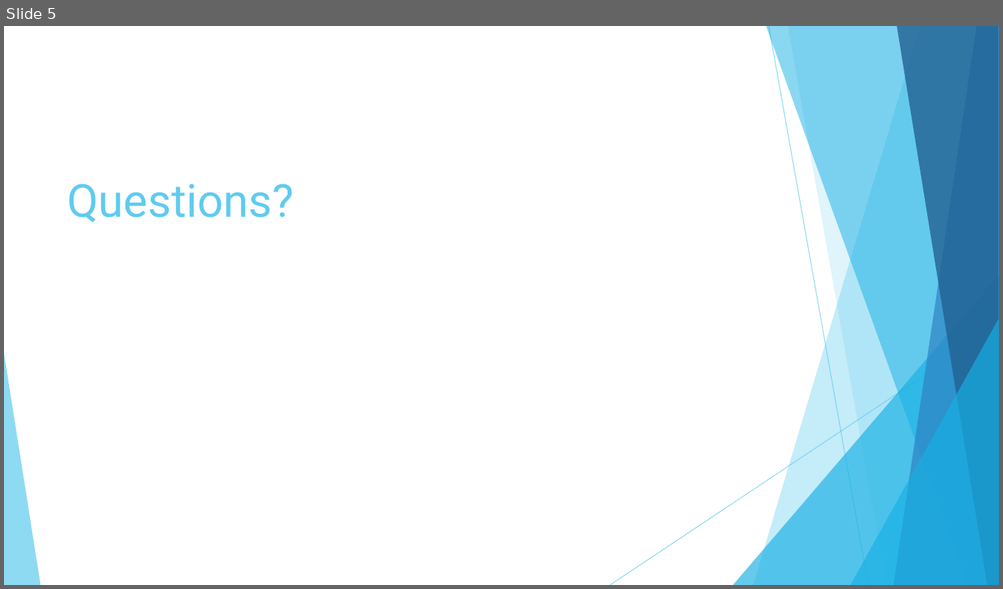
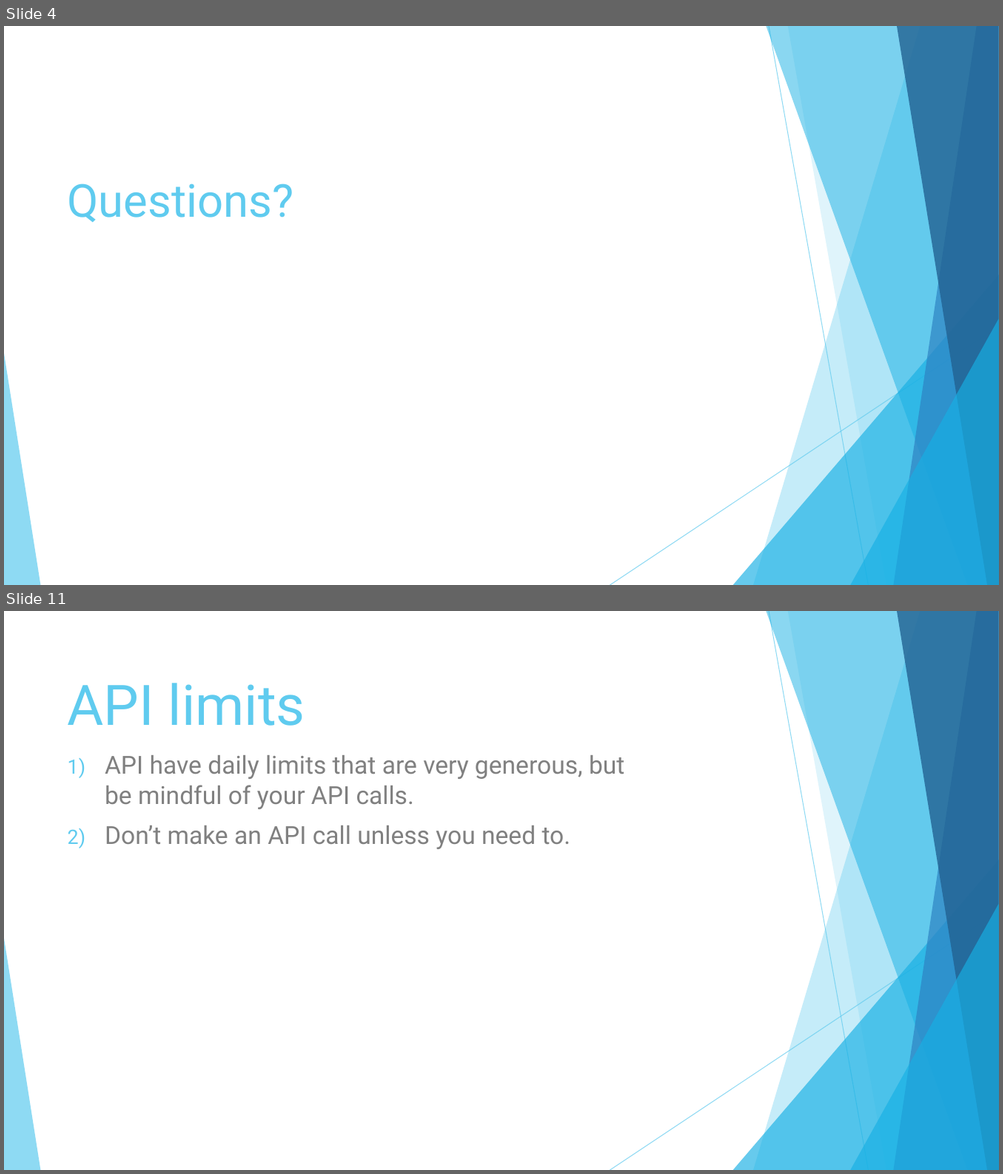
Before and after one commit to MrJeremyHobbs/ELUNA-2019-Dev-Days-Alma-Course, a slide deck: slides/ELUNA-2019-Dev-Days-Alma-Course.pptx. Shown one above the other, each under a label of ours: slide 5 before the commit, slides 4 and 11 after it; the slides between them are not shown. The pictures are 1003x589 and 1003x1174 pixels, drawn with LibreOffice and Linux fonts; fonts in the diff are those of the drawing. Boxes give left, top, right and bottom in pixels: in the first picture for what was removed or moved away, otherwise in the second. Text is boxed around its words. In the diff, an @@ line names an element or a change of style, - is before the commit and + after.

```diff
--- a/slides/ELUNA-2019-Dev-Days-Alma-Course.pptx
+++ b/slides/ELUNA-2019-Dev-Days-Alma-Course.pptx
@@ slide 11 added at [4, 611, 999, 1170], background #FFFFFF; not listed: 10 template elements that a slide beside it also shows @@
@@ title added at [68, 683, 305, 726], 54 pt, text #5FCBEF @@
+API limits
@@ text added at [105, 755, 624, 849], 24 pt, text #808080 @@
+1) API have daily limits that are very generous, but be mindful of your API calls.
+2) Don’t make an API call unless you need to.
@@ what was slide 5 is now slide 4 @@
```
Also in this commit, not shown: 3 slides changed, 5 other slides added, 1 slide removed, 13 other files.
